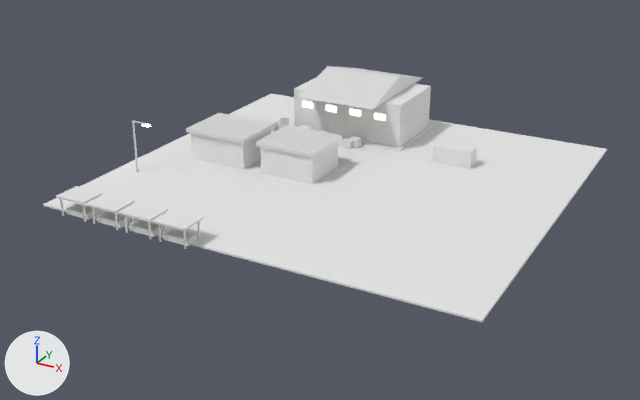
An edit to the FBX model Assets/Art/KayseriIsland/Models/Copper/Phase1/Market_P1.fbx, drawn before and after from the same camera.
Rendered twice from a camera (50 mm lens) standing at (63.5, 3.2, 61.9) and looking at (-2.1, 122.5, 2.2). Lighting does not change. The marker at lower left points along +X, +Y and +Z. The picture after the commit comes second. Where no turn or scale is listed for an object, it has been applied to the vertices.

The first picture shows 'Market.Goods', 'Market.Pad', 'Market.Shop0', 'Market.Shop1', 'Market.Stalls', 'Market.WH1' and 2 more.
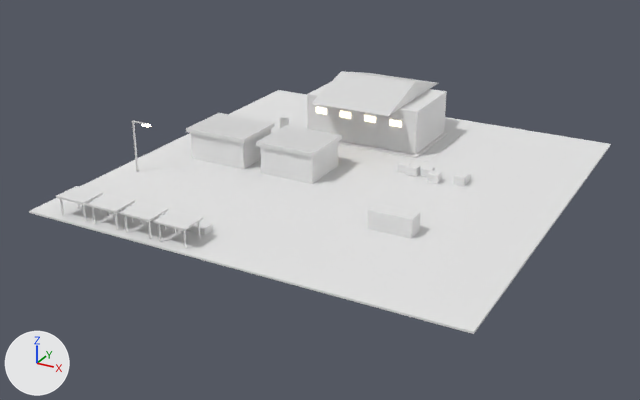
Pixel boxes [x1, y1, x2, y2] of what changed, in the pictures (640 x 400 px; the box of a moved part takes in the faces that stretch with it):
'Market.Pad', reshaped (7% taller)
    before: [43, 94, 607, 322]
    after: [29, 90, 611, 334]
'Market.WH1', moved
    before: [294, 66, 432, 151]
    after: [307, 71, 448, 159]
part 1 of me_market_stalls_001, moved or reshaped
    before: [66, 203, 97, 220]
    after: [85, 196, 101, 205]
part 2 of me_market_stalls_001, moved or reshaped (mostly hidden afterwards)
    before: [97, 211, 129, 228]
    after: [117, 204, 134, 214]
part 3 of me_market_stalls_001, moved or reshaped (mostly hidden afterwards)
    before: [129, 220, 162, 237]
    after: [150, 212, 166, 222]
part 4 of me_market_stalls_001, moved or reshaped
    before: [163, 228, 197, 246]
    after: [185, 221, 213, 235]
part 5 of me_market_goods_001, moved or reshaped
    before: [348, 136, 362, 148]
    after: [462, 172, 471, 182]
part 6 of me_market_goods_001, moved or reshaped (mostly hidden before)
    before: [320, 130, 329, 133]
    after: [406, 164, 421, 177]
part 7 of me_market_goods_001, moved or reshaped
    before: [299, 125, 312, 130]
    after: [453, 172, 469, 186]
part 8 of me_market_goods_001, moved or reshaped
    before: [267, 119, 279, 131]
    after: [421, 166, 435, 178]
part 9 of me_market_goods_001, moved or reshaped
    before: [343, 138, 353, 149]
    after: [427, 170, 442, 184]
part 10 of me_market_goods_001, moved or reshaped
    before: [277, 123, 280, 130]
    after: [397, 161, 411, 173]
part 11 of me_market_goods_001, moved or reshaped
    before: [432, 141, 477, 169]
    after: [368, 210, 420, 238]

The change in detail:
me_market_stalls_001 is used by ob_market_stalls; location (0.0, 0.0, 5.0).
me_market_stalls_001 had 192 vertices, 288 faces and spanned x -30.7..-6.7, y 91.8..96.2, z 0.3..3.7.
me_market_stalls_001 now has 192 vertices, 288 faces and spans x -30.7..-6.7, y 91.8..99.0, z 0.3..3.7.
me_market_stalls_001 part 1: the loose piece of 8 vertices spanning x -30.2..-25.8, y 93.0..95.0, z 0.3..1.3 is moved by (0.0, 4.0, 0.0).
me_market_stalls_001 part 2: the loose piece of 8 vertices spanning x -24.0..-19.6, y 93.0..95.0, z 0.3..1.3 is moved by (0.0, 4.0, 0.0).
me_market_stalls_001 part 3: the loose piece of 8 vertices spanning x -17.8..-13.4, y 93.0..95.0, z 0.3..1.3 is moved by (0.0, 4.0, 0.0).
me_market_stalls_001 part 4: the loose piece of 8 vertices spanning x -11.6..-7.2, y 93.0..95.0, z 0.3..1.3 is moved by (0.0, 4.0, 0.0).
me_market_pad_001 is used by ob_market_pad; location (0.0, 0.0, 5.0).
me_market_pad_001 had 16 vertices, 24 faces and spanned x -36.0..36.0, y 94.0..162.0, z 0.0..0.4.
me_market_pad_001 now has 16 vertices, 24 faces and spans x -36.0..36.0, y 91.0..165.0, z 0.0..0.4.
me_market_pad_001 part 12: the loose piece of 8 vertices spanning x -36.0..36.0, y 94.0..162.0, z 0.0..0.3 is scaled about its middle by (1, 1.09, 1).
me_market_goods_001 is used by ob_market_goods; location (0.0, 0.0, 5.0).
me_market_goods_001 had 56 vertices, 84 faces and spanned x -24.4..17.5, y 139.3..143.5, z 0.3..3.3.
me_market_goods_001 now has 56 vertices, 84 faces and spans x 7.0..19.5, y 110.5..135.7, z 0.3..3.3.
me_market_goods_001 part 5: the loose piece of 8 vertices spanning x -5.9..-4.0, y 140.0..142.0, z 0.3..1.8 is scaled about its middle by 0.747, then moved by (23.6, -6.0, -0.2).
me_market_goods_001 part 6: the loose piece of 8 vertices spanning x -13.0..-11.5, y 141.3..142.8, z 0.3..1.6 is scaled about its middle by 1.15, then moved by (22.1, -8.5, 0.1).
me_market_goods_001 part 7: the loose piece of 8 vertices spanning x -17.1..-15.0, y 140.6..142.7, z 0.3..2.0 is moved by (34.4, -8.1, -0.1).
me_market_goods_001 part 8: the loose piece of 8 vertices spanning x -24.4..-22.4, y 140.8..142.8, z 0.3..1.9 is scaled about its middle by 0.863, then moved by (35.7, -7.7, -0.1).
me_market_goods_001 part 9: the loose piece of 8 vertices spanning x -6.6..-5.0, y 139.3..140.9, z 0.3..1.6 is moved by (20.0, -7.7, 0.1).
me_market_goods_001 part 10: the loose piece of 8 vertices spanning x -22.2..-20.8, y 141.8..143.2, z 0.3..1.5 is scaled about its middle by 1.26, then moved by (29.4, -8.4, 0.2).
me_market_goods_001 part 11: the loose piece of 8 vertices spanning x 10.5..17.5, y 140.5..143.5, z 0.3..3.3 is moved by (2.0, -30.0, 0.0).
Object 'Market.WH1' (ob_market_wh1) moves from (-8.0, 150.0, 5.3) to (-4.0, 148.0, 5.3).
